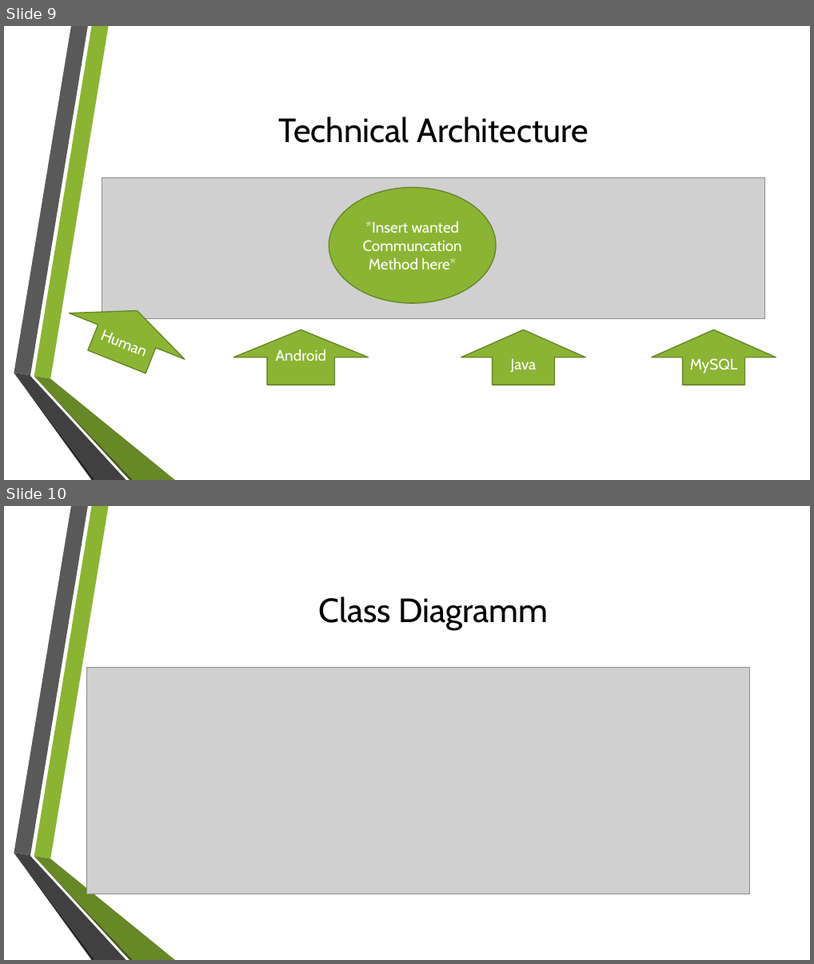
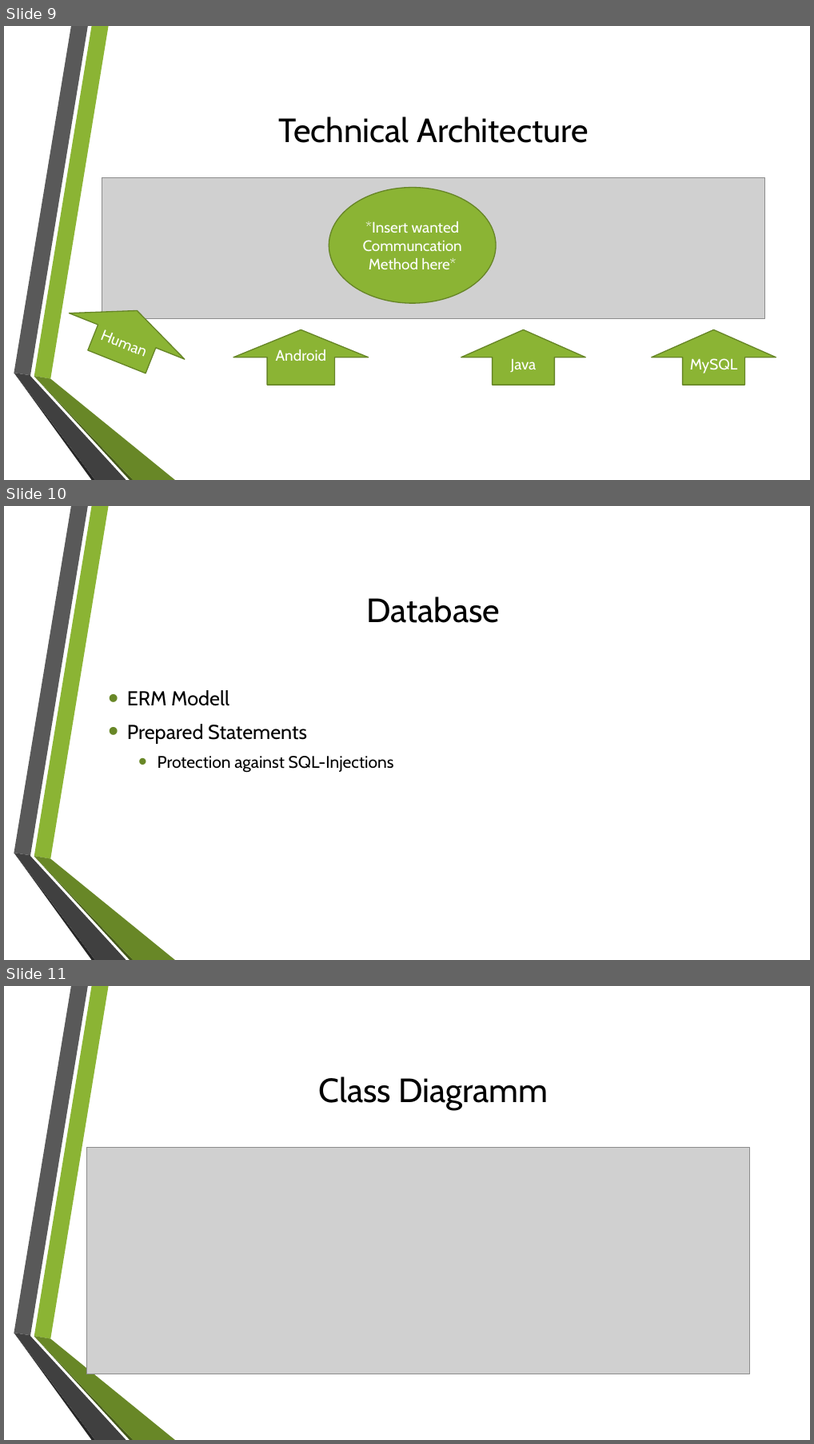
Before and after one commit to GamingBets/documents, a slide deck: Gaming-Bets.pptx. Shown one above the other, each under a label of ours: slides 9 and 10 before the commit, slides 9, 10 and 11 after it. The pictures are 814x964 and 814x1444 pixels, drawn with LibreOffice and Linux fonts; fonts in the diff are those of the drawing; grey boxes stand for pictures; background and template pictures are left out. Boxes give left, top, right and bottom in pixels: in the first picture for what was removed or moved away, otherwise in the second. Text is boxed around its words. In the diff, an @@ line names an element or a change of style, - is before the commit and + after.

```diff
--- a/Gaming-Bets.pptx
+++ b/Gaming-Bets.pptx
@@ slide 10 added at (x1=4, y1=506, x2=810, y2=960), background picture (left out); not listed: 6 template elements that a slide beside it also shows @@
@@ title added at (x1=367, y1=596, x2=500, y2=623), 40 pt, text #000000 @@
+Database
@@ text added at (x1=127, y1=690, x2=394, y2=772), 20 pt, text #000000 @@
+• ERM Modell
+• Prepared Statements
+  • Protection against SQL-Injections
@@ what was slide 10 is now slide 11 @@
```
Also in this commit, not shown: 3 slides changed, 1 other slide added.
